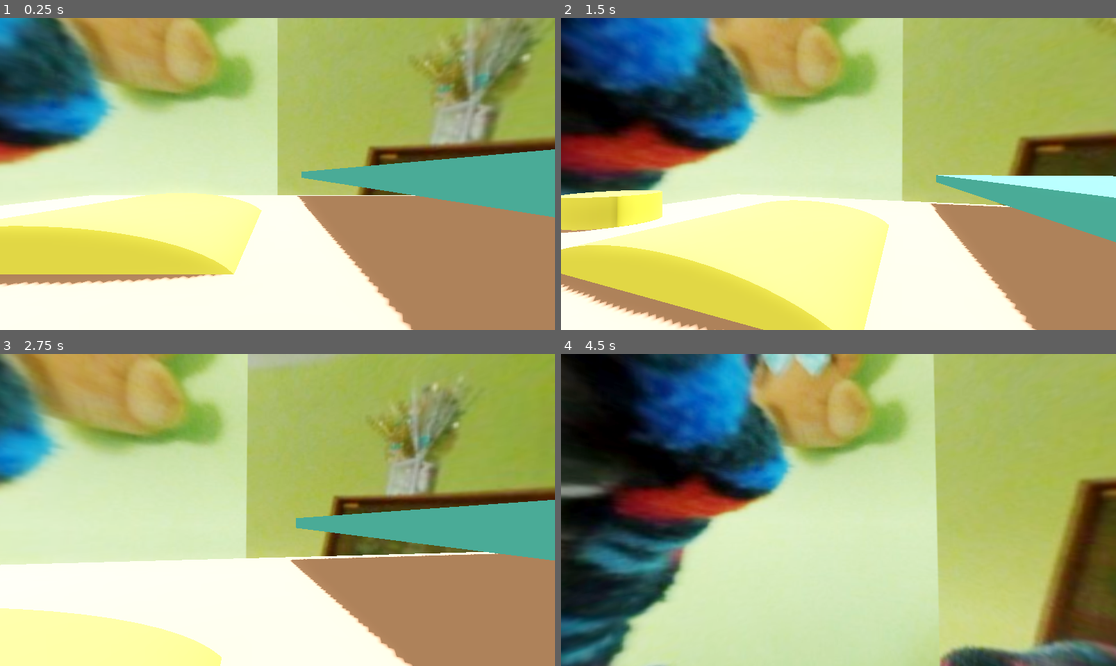
Above: before the commit, frames 1-4 (two rows, left to right).
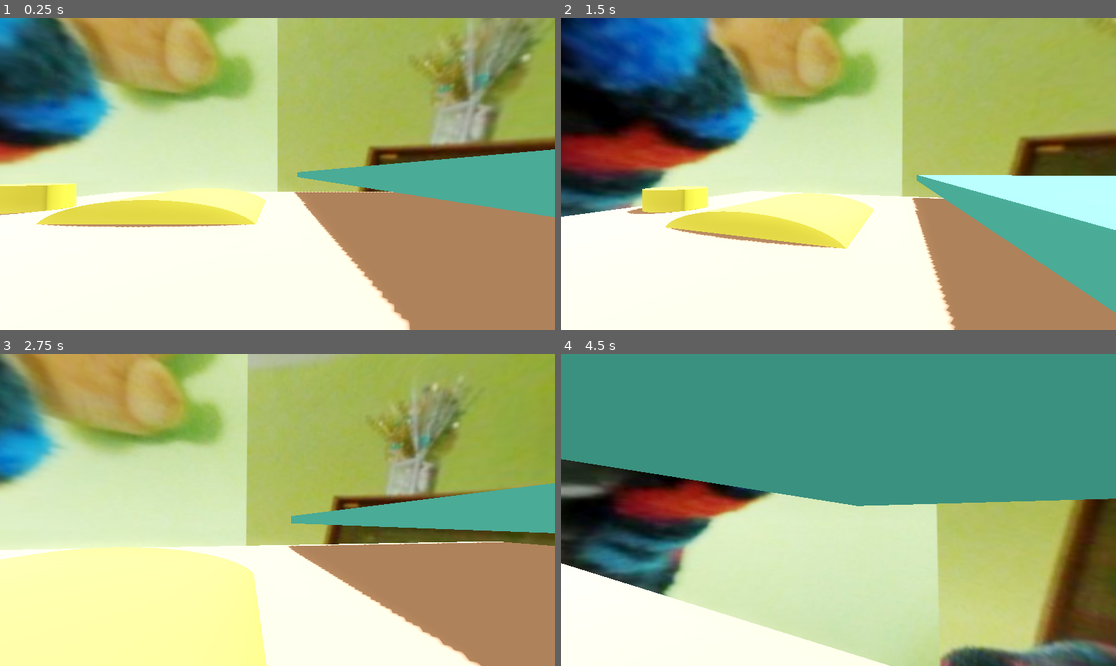
Above: after the commit, the same moments.

Repository: bondo-codeo/third-person-game
Game: Godot game, scene res://world scenes/world.tscn
The game is run twice, just before and just after one commit, with the same random seed, the same clock (stepped at 60 frames per second) and the same inputs.
Inputs (mouse positions are in pixels of both pictures, inside the frame that each line leads up to):
- Up to frame 1 (0.25 s): no input
- Up to frame 2 (1.5 s): tap Enter at 0.5 s; move the mouse to (866, 174) at 0.52 s; hold Ctrl (crouch) 0.53-1.28 s; hold W (forward) from 0.53 s (still down); tap Space (jump) at 0.77 s; move the mouse to (810, 174) at 1.27 s; tap Shift (run) at 1.35 s
- Up to frame 3 (2.75 s): keep holding W (forward); tap Space (jump) at 1.52 s; move the mouse to (288, 503) at 2.02 s; tap Q (slide) at 2.1 s
- Up to frame 4 (4.5 s): keep holding W (forward); move the mouse to (832, 516) at 2.77 s; tap Ctrl (crouch) at 2.85 s; tap Space (jump) at 3.02, 3.77 s; move the mouse to (877, 513) at 3.52 s; hold Shift (run) 3.53-4.28 s; move the mouse to (794, 506) at 4.27 s; tap Q (slide) at 4.35 s

The runs differ from the first frame. In frame 1, 13% of the frame differs, in the area x 0-75%, y 49-100%; in frame 2, 31%; in frame 3, 20%; in frame 4, 54%, in the area x 0-100%, y 0-100%.

Commit message:
returnpoint 2

Diff:
--- a/player assets/character.tscn
+++ b/player assets/character.tscn
@@ -25,10 +25,11 @@
 transform = Transform3D(1, 0, 0, 0, 1, 0, 0, 0, 1, 0, 0.5, 0)
 
 [node name="Camera3D" type="Camera3D" parent="head"]
+transform = Transform3D(1, 0, 0, 0, 1, 0, 0, 0, 1, 0, 0, 3)
 
 [node name="stateManager" type="Node3D" parent="."]
 script = ExtResource("3_nsn5b")
 
 [node name="crouchCheck" type="RayCast3D" parent="stateManager"]
-transform = Transform3D(1, 0, 0, 0, 1, 0, 0, 0, 1, 0, 1.2, 0)
+transform = Transform3D(1, 0, 0, 0, 1, 0, 0, 0, 1, 0, 0.2, 0)
 target_position = Vector3(0, 0.8, 0)
--- a/scripts/player/character.gd
+++ b/scripts/player/character.gd
@@ -39,7 +39,6 @@
 		velocity.y = normalMovement.jumpVelocity
 
 
-
 func movement(dir, delta):
 	if stateManager.state == stateManager.groundStates.idle:
 		velocity.x = lerp(velocity.x, 0.0, normalMovement.lerpDrag * delta)
